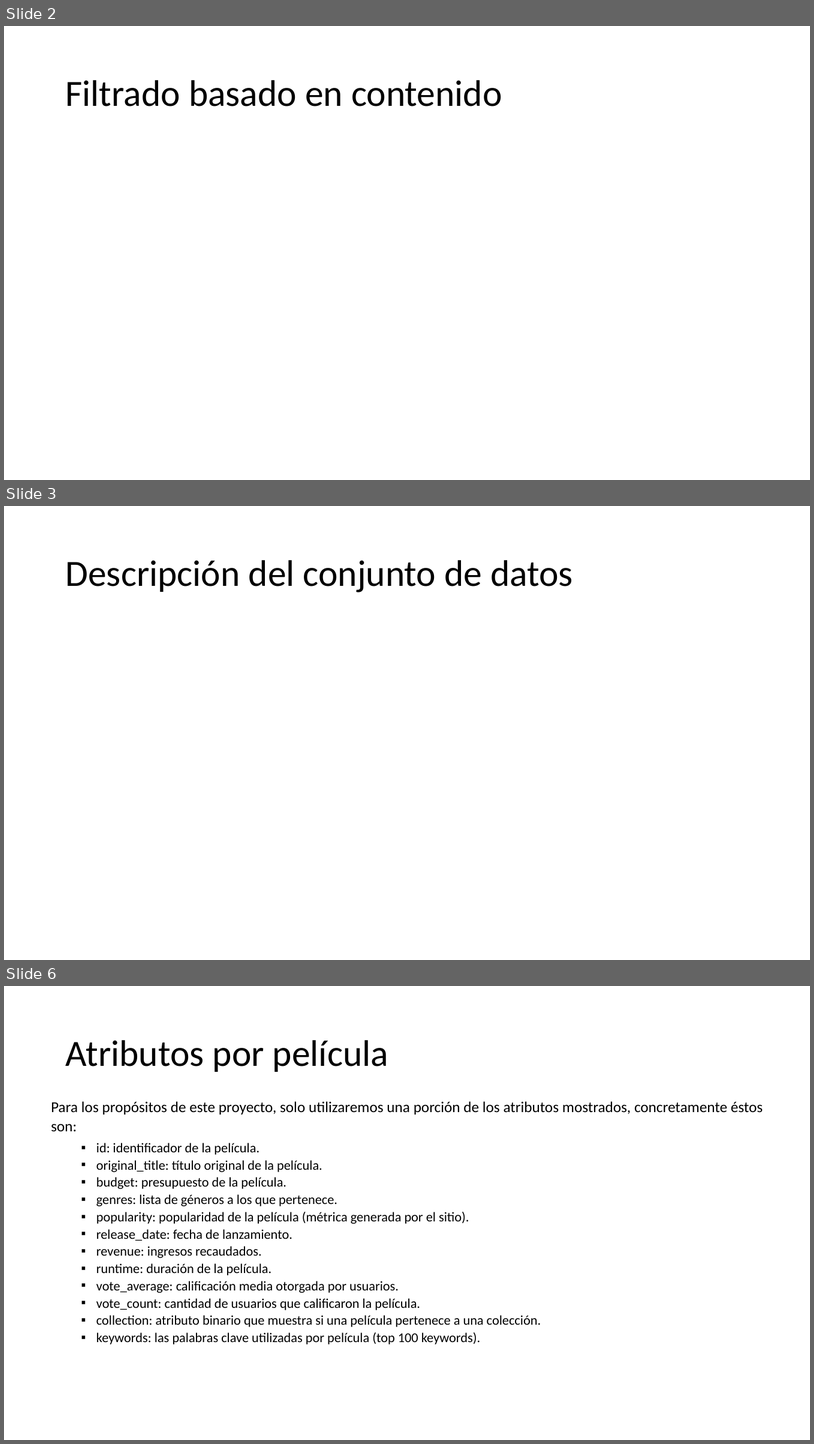
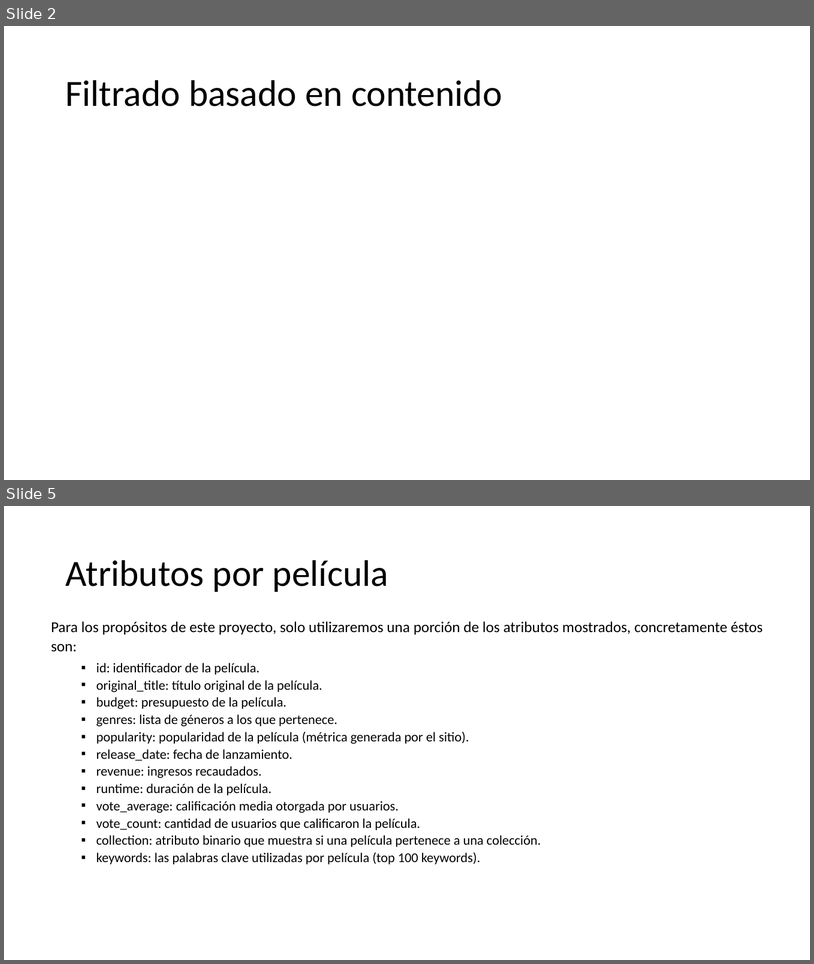
Before and after one commit to juanagsolano/content_based_filtering, a slide deck: Presentación del proyecto.pptx. Shown one above the other, each under a label of ours: slides 2, 3 and 6 before the commit, slides 2 and 5 after it; the slides between them are not shown. The pictures are 814x1444 and 814x964 pixels, drawn with LibreOffice and Linux fonts; fonts in the diff are those of the drawing. Boxes give left, top, right and bottom in pixels: in the first picture for what was removed or moved away, otherwise in the second. Text is boxed around its words. In the diff, an @@ line names an element or a change of style, - is before the commit and + after.

```diff
--- a/Presentación del proyecto.pptx
+++ b/Presentación del proyecto.pptx
@@ slide 3 removed at (4, 506, 810, 960), background #FFFFFF @@
@@ title removed at (65, 560, 573, 592) @@
-Descripción del conjunto de datos
@@ what was slide 6 is now slide 5 @@
```
Also in this commit, not shown: 2 slides changed.
